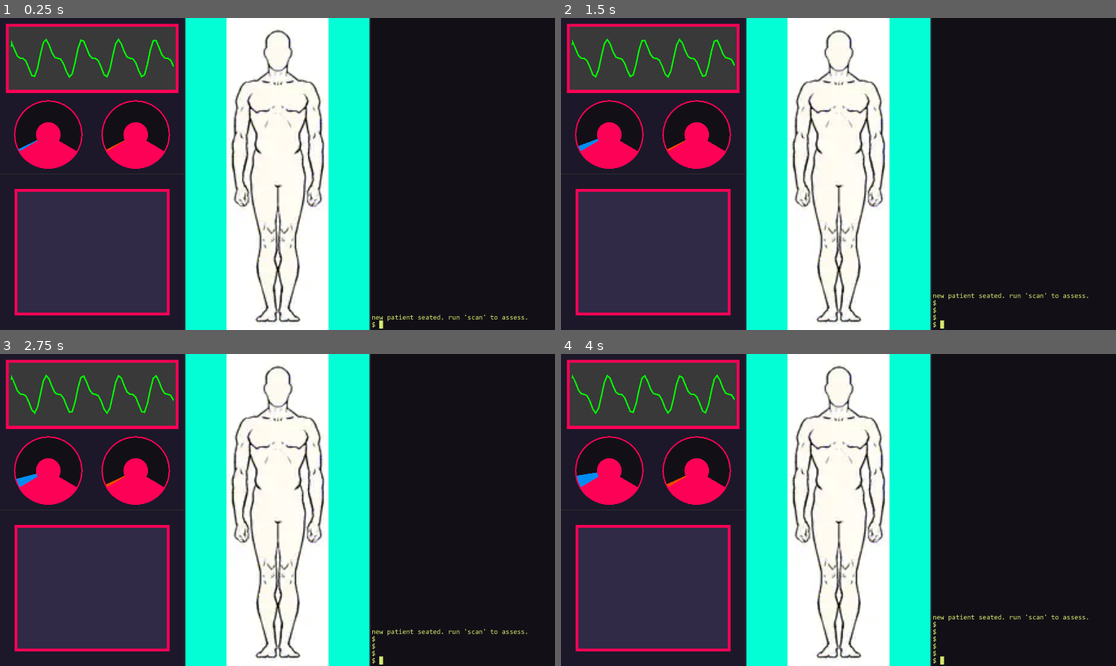
Above: before the commit, frames 1-4 (two rows, left to right).
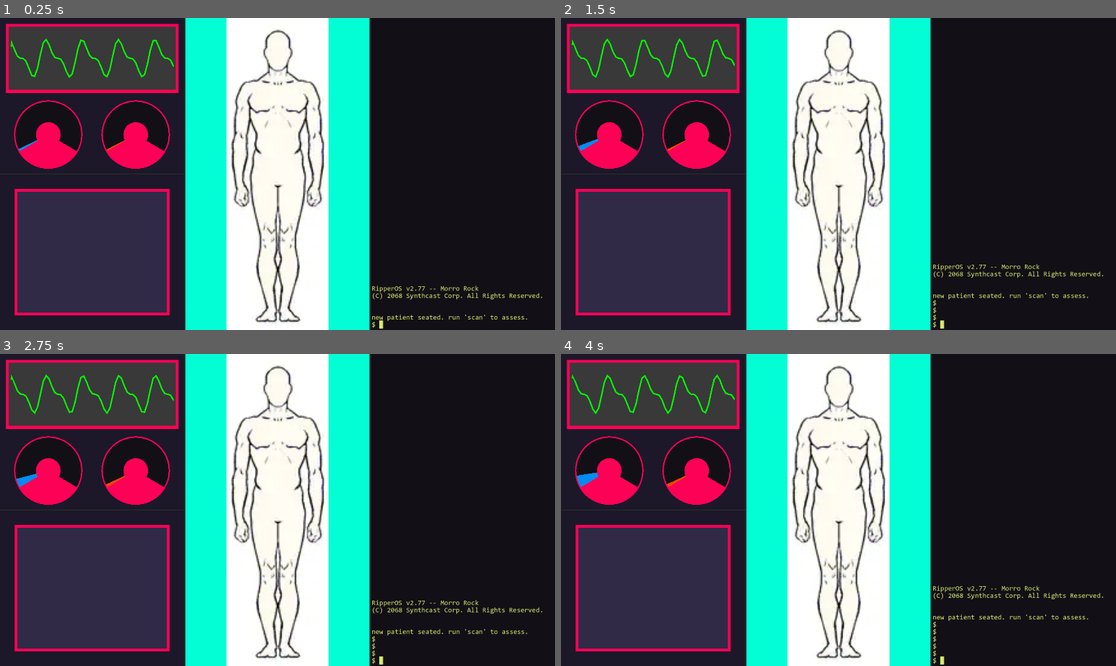
Above: after the commit, the same moments.

Repository: aaronrjackson/ripperdoc
Game: Godot game, scene res://main.tscn
Two runs of this game, one before a commit and one after it. Both use one fixed random seed, a clock stepped at 60 frames per second and the inputs below.
Inputs:
- Up to frame 1 (0.25 s): no input
- Up to frame 2 (1.5 s): tap Enter at 0.5, 0.6 s; hold Right 0.53-1.28 s; hold Down from 1.28 s (still down); tap Keypad Enter at 1.35 s
- Up to frame 3 (2.75 s): release Down at 2.03 s; hold Right from 2.03 s (still down); tap Backspace at 2.1 s
- Up to frame 4 (4 s): release Right at 2.78 s; hold Up 2.78-3.53 s; tap Enter at 2.85 s; hold Left from 3.53 s (still down); tap Keypad Enter at 3.6 s

The runs differ from the first frame. In frame 1, 0.3% of the frame differs, in the area x 67-98%, y 85-91%; in frame 2, 0.4%, in the area x 67-98%, y 78-84%; in frame 3, 0.4%; in frame 4, 0.3%.

Commit message:
terminal bugfix

Diff:
--- a/terminal.gd
+++ b/terminal.gd
@@ -22,6 +22,7 @@
 	output.append("RipperOS v2.77 -- Morro Rock")
 	output.append("(C) 2068 Synthcast Corp. All Rights Reserved.")
 	output.append("")
+	await get_tree().process_frame  # wait for layout to compute sizes
 	_redraw()
 
 func _on_character_loaded(character: Character) -> void:
